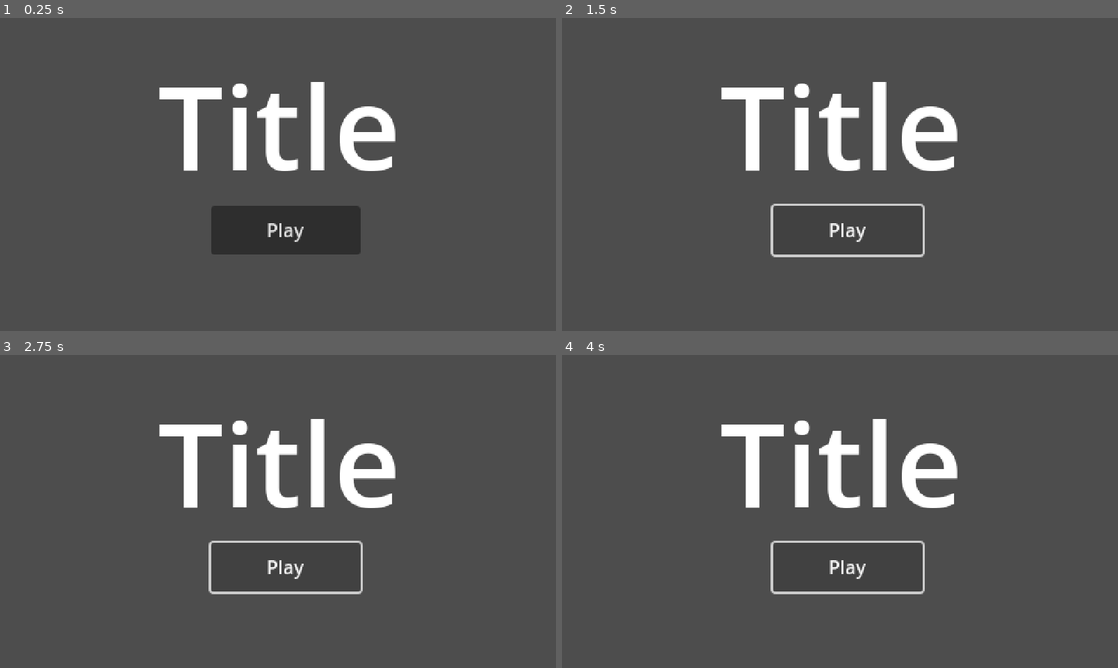
Above: before the commit, frames 1-4 (two rows, left to right).
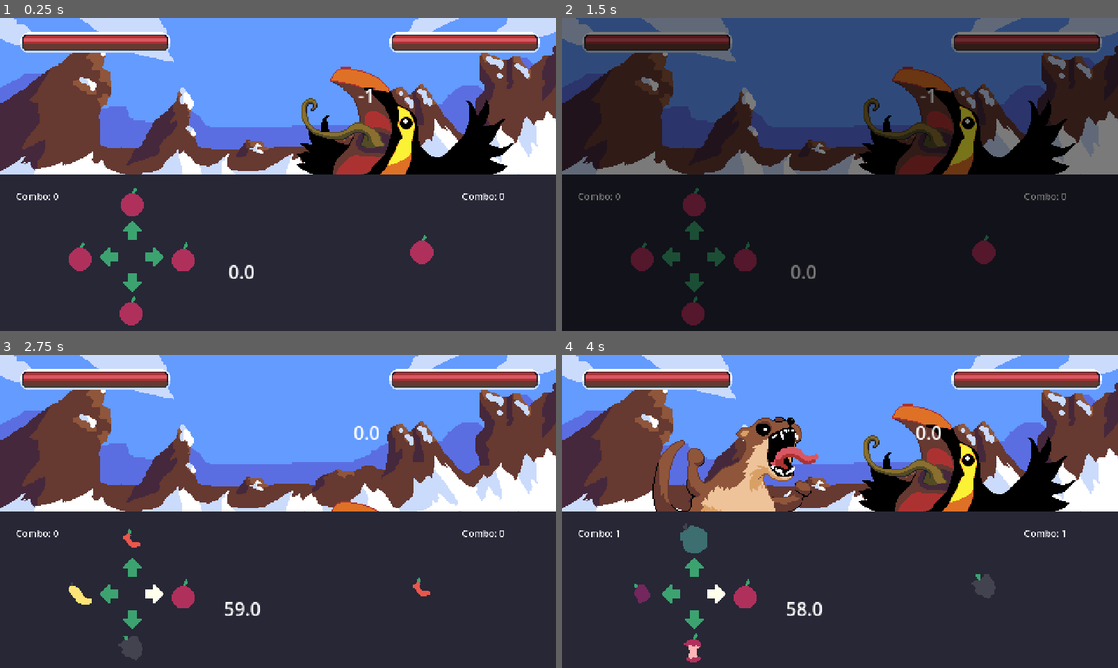
Above: after the commit, the same moments.

Repository: Explocamper2/peak_apples
Game: Godot game, scene res://main_menu.tscn
The game is run twice, just before and just after one commit, with the same random seed, the same clock (stepped at 60 frames per second) and the same inputs. This scene is started directly instead of the project's main scene.
Inputs (mouse positions are in pixels of both pictures, inside the frame that each line leads up to):
- Up to frame 1 (0.25 s): no input
- Up to frame 2 (1.5 s): click (845, 230) at 0.5 s, where only the run before the commit has a clickable "Play"; click (845, 230) at 1.25 s, where only the run before the commit has a clickable "Play"
- Up to frame 3 (2.75 s): tap Enter (ui_accept) at 2, 2.27 s; hold Right (right_arrow) from 2.03 s (still down)
- Up to frame 4 (4 s): release Right (right_arrow) at 2.78 s; hold Down (down_arrow) 2.78-3.53 s; tap Enter (ui_accept) at 3.02 s; hold Right (right_arrow) from 3.53 s (still down)

The runs differ from the first frame. In frame 1, 96% of the frame differs, in the area x 0-100%, y 0-100%; in frame 2, 100%; in frame 3, 99%; in frame 4, 100%.

Commit message:
added main menu

Diff:
--- a/new-game-project/main.gd
+++ b/new-game-project/main.gd
@@ -46,7 +46,7 @@
 var bossHealth = 100
 var choosing_fruit = false
 var chosen_fruit = null
-var current_stage = 1
+var current_stage = 0
 var player_combo_count = 0
 var boss_combo_count = 0
 var damage_multi_active = false
--- a/new-game-project/main_menu.gd
+++ b/new-game-project/main_menu.gd
@@ -1,4 +1,28 @@
 extends Node2D
 
 @onready var play_button: Button = $play_button
+@onready var credits_button: Button = $credits_button
+@onready var exit_button: Button = $exit_button
 @onready var title: Label = $title
+@onready var anim_player: AnimationPlayer = $AnimPlayer
+
+func fade_frame(state : bool) -> void:
+	if state == true: anim_player.play("FadeFrameIn")
+	else: anim_player.play("FadeFrameOut")
+	await anim_player.animation_finished
+
+
+func _ready() -> void:
+	pass
+
+
+func _process(_delta) -> void:
+	if play_button.pressed:
+		fade_frame(false)
+		get_tree().change_scene_to_file("res://main.tscn")
+	elif credits_button.pressed:
+		fade_frame(false)
+		get_tree().change_scene_to_file("res://credits.tscn")
+	elif exit_button.pressed:
+		pass
+		# play really loud sound
--- a/new-game-project/main_menu.tscn
+++ b/new-game-project/main_menu.tscn
@@ -1,23 +1,198 @@
-[gd_scene load_steps=2 format=3 uid="uid://b2h5hr2lfyrqn"]
+[gd_scene load_steps=7 format=3 uid="uid://b2h5hr2lfyrqn"]
 
 [ext_resource type="Script" uid="uid://6m61nodkoy4p" path="res://main_menu.gd" id="1_06t4h"]
+[ext_resource type="FontFile" uid="uid://cwce53obts3vr" path="res://fonts/Awesome 9.ttf" id="2_7vrkn"]
+
+[sub_resource type="Animation" id="Animation_06t4h"]
+resource_name = "FadeFrameIn"
+tracks/0/type = "bezier"
+tracks/0/imported = false
+tracks/0/enabled = true
+tracks/0/path = NodePath("fade_frame:modulate:r")
+tracks/0/interp = 1
+tracks/0/loop_wrap = true
+tracks/0/keys = {
+"handle_modes": PackedInt32Array(0, 0),
+"points": PackedFloat32Array(0, -0.25, 0, 0.25, 0, 0, -0.25, 0, 0.25, 0),
+"times": PackedFloat32Array(0, 1)
+}
+tracks/1/type = "bezier"
+tracks/1/imported = false
+tracks/1/enabled = true
+tracks/1/path = NodePath("fade_frame:modulate:g")
+tracks/1/interp = 1
+tracks/1/loop_wrap = true
+tracks/1/keys = {
+"handle_modes": PackedInt32Array(0, 0),
+"points": PackedFloat32Array(0, -0.25, 0, 0.25, 0, 0, -0.25, 0, 0.25, 0),
+"times": PackedFloat32Array(0, 1)
+}
+tracks/2/type = "bezier"
+tracks/2/imported = false
+tracks/2/enabled = true
+tracks/2/path = NodePath("fade_frame:modulate:b")
+tracks/2/interp = 1
+tracks/2/loop_wrap = true
+tracks/2/keys = {
+"handle_modes": PackedInt32Array(0, 0),
+"points": PackedFloat32Array(0, -0.25, 0, 0.25, 0, 0, -0.25, 0, 0.25, 0),
+"times": PackedFloat32Array(0, 1)
+}
+tracks/3/type = "bezier"
+tracks/3/imported = false
+tracks/3/enabled = true
+tracks/3/path = NodePath("fade_frame:modulate:a")
+tracks/3/interp = 1
+tracks/3/loop_wrap = true
+tracks/3/keys = {
+"handle_modes": PackedInt32Array(0, 0),
+"points": PackedFloat32Array(0, -0.25, 0, 0.25, 0, 1, -0.25, 0, 0.25, 0),
+"times": PackedFloat32Array(0, 1)
+}
+
+[sub_resource type="Animation" id="Animation_7vrkn"]
+length = 0.001
+tracks/0/type = "bezier"
+tracks/0/imported = false
+tracks/0/enabled = true
+tracks/0/path = NodePath("fade_frame:modulate:r")
+tracks/0/interp = 1
+tracks/0/loop_wrap = true
+tracks/0/keys = {
+"handle_modes": PackedInt32Array(0),
+"points": PackedFloat32Array(0, -0.25, 0, 0.25, 0),
+"times": PackedFloat32Array(0)
+}
+tracks/1/type = "bezier"
+tracks/1/imported = false
+tracks/1/enabled = true
+tracks/1/path = NodePath("fade_frame:modulate:g")
+tracks/1/interp = 1
+tracks/1/loop_wrap = true
+tracks/1/keys = {
+"handle_modes": PackedInt32Array(0),
+"points": PackedFloat32Array(0, -0.25, 0, 0.25, 0),
+"times": PackedFloat32Array(0)
+}
+tracks/2/type = "bezier"
+tracks/2/imported = false
+tracks/2/enabled = true
+tracks/2/path = NodePath("fade_frame:modulate:b")
+tracks/2/interp = 1
+tracks/2/loop_wrap = true
+tracks/2/keys = {
+"handle_modes": PackedInt32Array(0),
+"points": PackedFloat32Array(0, -0.25, 0, 0.25, 0),
+"times": PackedFloat32Array(0)
+}
+tracks/3/type = "bezier"
+tracks/3/imported = false
+tracks/3/enabled = true
+tracks/3/path = NodePath("fade_frame:modulate:a")
+tracks/3/interp = 1
+tracks/3/loop_wrap = true
+tracks/3/keys = {
+"handle_modes": PackedInt32Array(0),
+"points": PackedFloat32Array(1, -0.25, 0, 0.25, 0),
+"times": PackedFloat32Array(0)
+}
+
+[sub_resource type="Animation" id="Animation_fu7sn"]
+resource_name = "FadeFrameOut"
+tracks/0/type = "bezier"
+tracks/0/imported = false
+tracks/0/enabled = true
+tracks/0/path = NodePath("fade_frame:modulate:r")
+tracks/0/interp = 1
+tracks/0/loop_wrap = true
+tracks/0/keys = {
+"handle_modes": PackedInt32Array(0, 0),
+"points": PackedFloat32Array(0, -0.25, 0, 0.25, 0, 0, -0.25, 0, 0.25, 0),
+"times": PackedFloat32Array(0, 1)
+}
+tracks/1/type = "bezier"
+tracks/1/imported = false
+tracks/1/enabled = true
+tracks/1/path = NodePath("fade_frame:modulate:g")
+tracks/1/interp = 1
+tracks/1/loop_wrap = true
+tracks/1/keys = {
+"handle_modes": PackedInt32Array(0, 0),
+"points": PackedFloat32Array(0, -0.25, 0, 0.25, 0, 0, -0.25, 0, 0.25, 0),
+"times": PackedFloat32Array(0, 1)
+}
+tracks/2/type = "bezier"
+tracks/2/imported = false
+tracks/2/enabled = true
+tracks/2/path = NodePath("fade_frame:modulate:b")
+tracks/2/interp = 1
+tracks/2/loop_wrap = true
+tracks/2/keys = {
+"handle_modes": PackedInt32Array(0, 0),
+"points": PackedFloat32Array(0, -0.25, 0, 0.25, 0, 0, -0.25, 0, 0.25, 0),
+"times": PackedFloat32Array(0, 1)
+}
+tracks/3/type = "bezier"
+tracks/3/imported = false
+tracks/3/enabled = true
+tracks/3/path = NodePath("fade_frame:modulate:a")
+tracks/3/interp = 1
+tracks/3/loop_wrap = true
+tracks/3/keys = {
+"handle_modes": PackedInt32Array(0, 0),
+"points": PackedFloat32Array(1, -0.25, 0, 0.25, 0, 0, -0.25, 0, 0.25, 0),
+"times": PackedFloat32Array(0, 1)
+}
+
+[sub_resource type="AnimationLibrary" id="AnimationLibrary_jix8l"]
+_data = {
+&"FadeFrameIn": SubResource("Animation_06t4h"),
+&"FadeFrameOut": SubResource("Animation_fu7sn"),
+&"RESET": SubResource("Animation_7vrkn")
+}
 
 [node name="Main Menu" type="Node2D"]
 script = ExtResource("1_06t4h")
 
 [node name="title" type="Label" parent="."]
-offset_left = 58.0
-offset_top = 13.0
-offset_right = 423.0
-offset_bottom = 173.0
-theme_override_font_sizes/font_size = 100
-text = "Title"
+offset_left = 27.5
+offset_top = 25.0
+offset_right = 452.5
+offset_bottom = 75.0
+theme_override_fonts/font = ExtResource("2_7vrkn")
+theme_override_font_sizes/font_size = 47
+text = "Fruit Fight Frenzy"
 horizontal_alignment = 1
 vertical_alignment = 1
 
 [node name="play_button" type="Button" parent="."]
-offset_left = 182.0
-offset_top = 162.0
-offset_right = 311.0
-offset_bottom = 204.0
+offset_left = 190.0
+offset_top = 115.0
+offset_right = 290.0
+offset_bottom = 150.0
 text = "Play"
+
+[node name="credits_button" type="Button" parent="."]
+offset_left = 190.0
+offset_top = 165.0
+offset_right = 290.0
+offset_bottom = 200.0
+text = "Credits"
+
+[node name="exit_button" type="Button" parent="."]
+offset_left = 190.0
+offset_top = 215.0
+offset_right = 290.0
+offset_bottom = 250.0
+text = "Exit"
+
+[node name="fade_frame" type="ColorRect" parent="."]
+modulate = Color(0, 0, 0, 1)
+offset_right = 480.0
+offset_bottom = 270.0
+color = Color(0, 0, 0, 1)
+
+[node name="AnimPlayer" type="AnimationPlayer" parent="."]
+libraries = {
+&"": SubResource("AnimationLibrary_jix8l")
+}
Not shown, changed: .DS_Store
